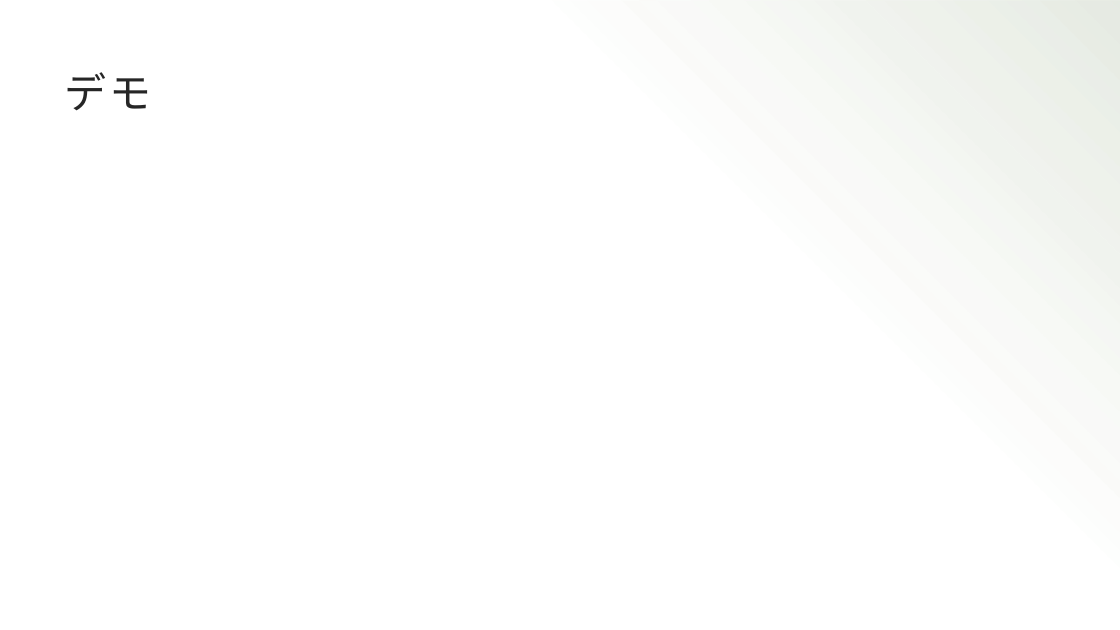
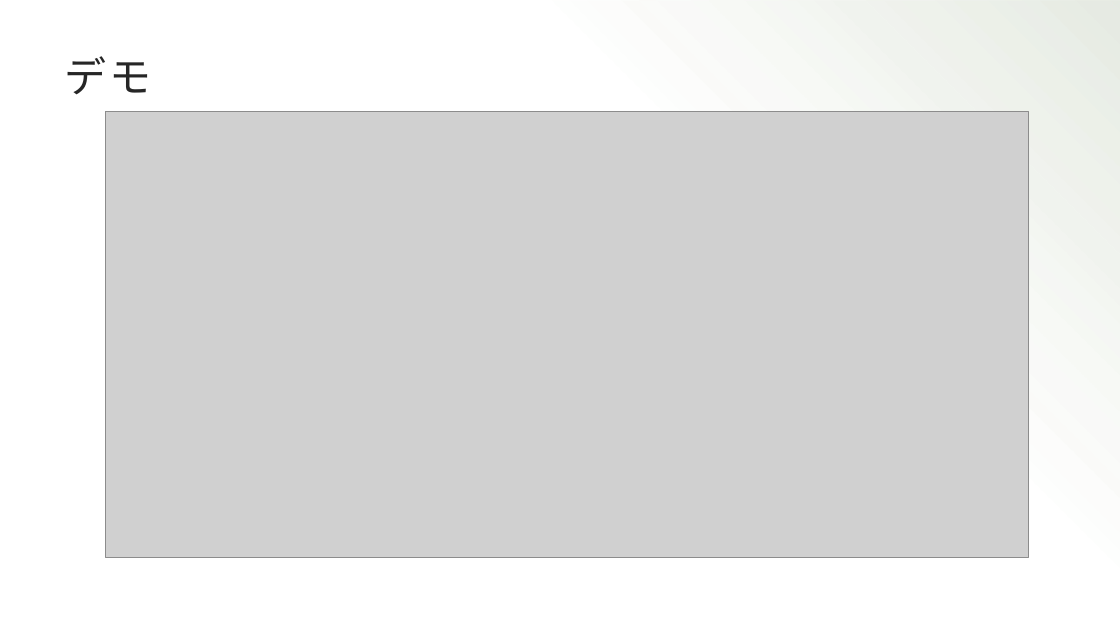
Before and after one commit to Guan21/newAIcheck, a slide deck: slide 10 of 独自でAIサービスのハンズオン環境を立ち上げる.pptx. Drawn at 1120x630 pixels with LibreOffice and Linux fonts; fonts in the diff are those of the drawing; grey boxes stand for pictures. Boxes give left, top, right and bottom in pixels: in the first picture for what was removed or moved away, otherwise in the second. Text is boxed around its words. In the diff, an @@ line names an element or a change of style, - is before the commit and + after.

```diff
--- a/独自でAIサービスのハンズオン環境を立ち上げる.pptx
+++ b/独自でAIサービスのハンズオン環境を立ち上げる.pptx
@@ title "デモ": place and size @@
-title "デモ" at [64, 72, 151, 111]
+title "デモ" at [64, 56, 151, 95]
@@ picture added at [106, 112, 1028, 558] @@
```
Also in this commit, not shown: 5 other slides changed, 1 slide added, 2 slides removed.
